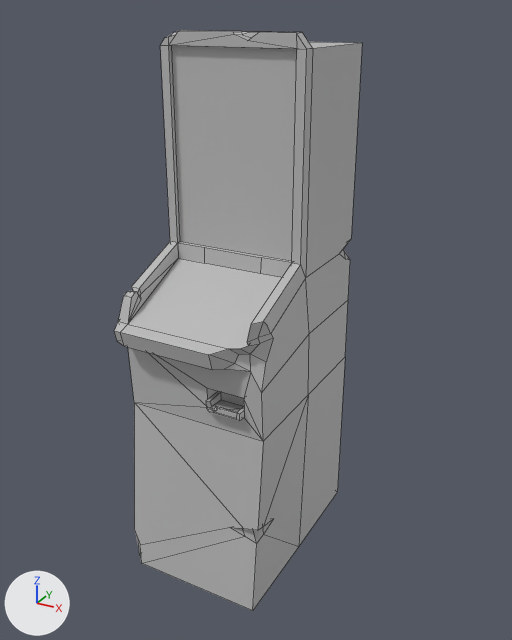
An edit to the FBX model Assets/Modelados/Props/TragamonedasRoto.fbx, drawn before and after from the same camera.
Camera for both pictures: a 50 mm lens placed at (1.128, -1.969, 1.875), pointed at (0.036, 0.016, 0.882). Lighting does not change. The marker at lower left points along +X, +Y and +Z. Mesh edges are drawn as thin lines. Where no turn or scale is listed for an object, it has been applied to the vertices.

The first picture shows 'Tragamonedas12'.
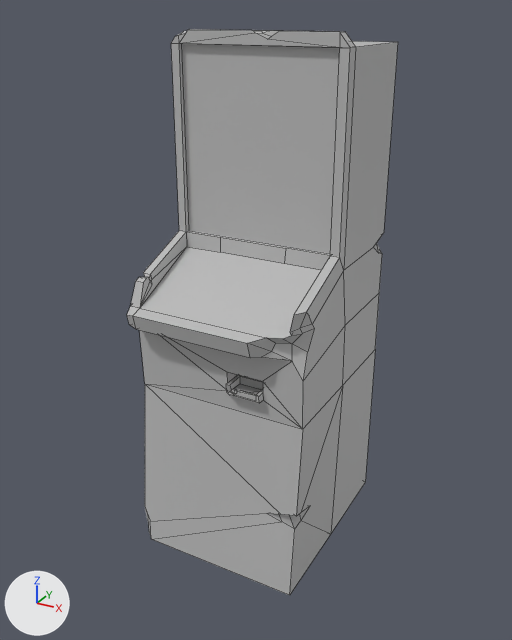
Changed parts and their boxes (x1, y1, x2, y2) in the pictures (512 x 640 px; the box of a moved part takes in the faces that stretch with it):
```json
{"object": "Tragamonedas12", "change": "reshaped, moved", "before": [114, 30, 362, 611], "after": [127, 29, 398, 595], "on screen": "9% wider"}
{"part": 1, "of": "me_mesh", "change": "moved or reshaped", "before": [114, 31, 234, 563], "after": [127, 30, 254, 536]}
{"part": 2, "of": "me_mesh", "change": "moved or reshaped", "before": [178, 243, 204, 263], "after": [186, 232, 220, 252]}
{"part": 3, "of": "me_mesh", "change": "moved or reshaped", "before": [128, 241, 292, 349], "after": [140, 231, 331, 339]}
{"part": 4, "of": "me_mesh", "change": "moved or reshaped", "before": [120, 324, 251, 372], "after": [133, 308, 292, 361]}
{"part": 5, "of": "me_mesh", "change": "moved or reshaped", "before": [134, 402, 274, 611], "after": [145, 384, 310, 595]}
{"part": 6, "of": "me_mesh", "change": "moved or reshaped", "before": [135, 30, 362, 610], "after": [148, 29, 398, 594]}
```

The change, as JSON lines over the scene's bpy script:
```json
{"block": "me_mesh", "where": "# used by ob_tragamonedas12; location = (0.002, -0.039, 0.915)"}
{"op": "remove", "block": "me_mesh", "code": "me_mesh.from_pydata(...)  # 177 vertices, 160 faces; spans x -0.25..0.25, y -0.37..0.38, z -0.9..0.9"}
{"op": "add", "block": "me_mesh", "code": "me_mesh.from_pydata(...)  # 177 vertices, 160 faces; spans x -0.3..0.33, y -0.37..0.38, z -0.9..0.9"}
{"block": "me_mesh", "change": "me_mesh part 1: all 63 vertices in x -0.25..-0.14, y -0.37..0.38, z -0.9..0.9 are moved by (-0.05, 0.0, 0.0)"}
{"block": "me_mesh", "change": "me_mesh part 2: all 2 vertices in x -0.11, y -0.05..-0.04, z 0.18..0.24 are moved by (-0.01, 0.0, 0.0)"}
{"block": "me_mesh", "change": "me_mesh part 3: all 2 vertices in x 0.11, y -0.05..-0.04, z 0.18..0.24 are moved by (0.03, 0.0, 0.0)"}
{"block": "me_mesh", "change": "me_mesh part 4: all 6 vertices in x 0.11..0.18, y -0.37..-0.31, z -0.02..0.05 are moved by (0.06, 0.0, 0.0)"}
{"block": "me_mesh", "change": "me_mesh part 5: all 6 vertices in x 0.15..0.22, y -0.33..-0.24, z -0.62..-0.6 are moved by (0.07, 0.0, 0.0)"}
{"block": "me_mesh", "change": "me_mesh part 6: 49 of the vertices in x 0.19..0.25, y -0.36..0.37, z -0.9..0.9 are moved by (0.08, 0.0, 0.0)"}
{"op": "set", "path": "ob_tragamonedas12.location", "old": "(0.002, -0.039, 0.915)", "new": "(0.002, 0.083, 0.915)"}
```
